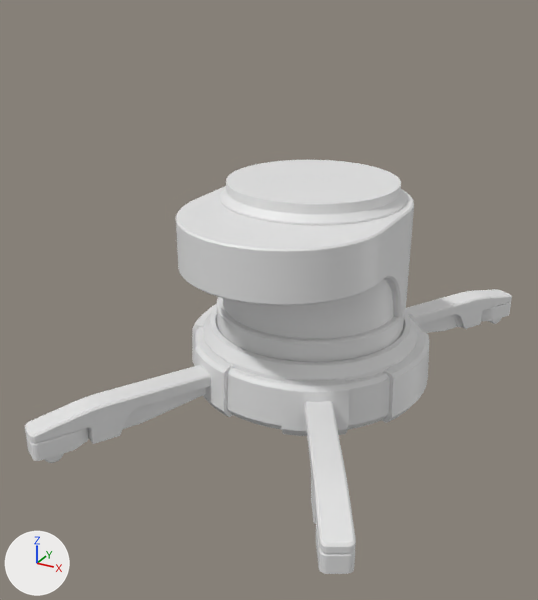
Two versions of the Blender file Hard Surface Modeling/scify_machine.blend, one commit apart.
One viewpoint serves both versions: a 50 mm camera at (16.6, -35.1, 20.7) aimed at (-1.2, -2.6, 4.5). The lights are fixed; the arrows at lower left show +X, +Y and +Z.
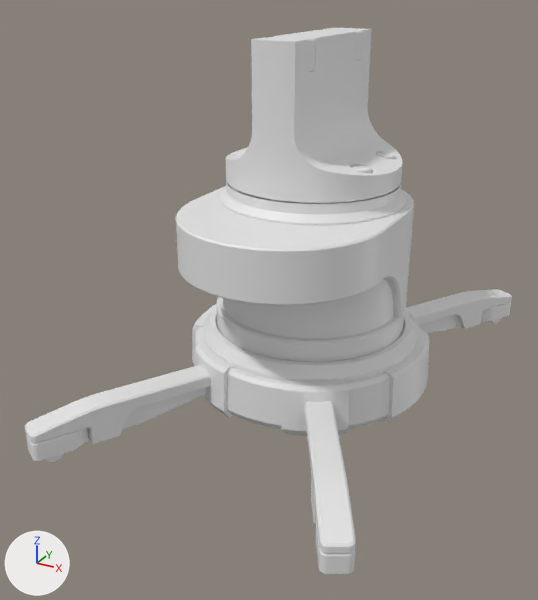
Where the change shows, as pixel boxes [x1, y1, x2, y2] in the pictures (538 x 600 px):
'Cylinder.007', added
    after: [226, 28, 403, 204]
'Cylinder.006', added
    after: [268, 29, 362, 72]
part 1 of me_cylinder_006, added
    after: [226, 182, 401, 204]

The change, as a list of edits to the scene's bpy script:
```text
Change me_cylinder_006:
    used by ob_cylinder_005; location = (0.0, 0.0, 7.25); scale = (0.922, 0.922, 0.922)
    remove me_cylinder_006.from_pydata(...)  # 200 vertices, 152 faces; spans x -5.34..5.34, y -5.35..5.35, z -5.12..3.75
    add me_cylinder_006.from_pydata(...)  # 250 vertices, 153 faces; spans x -5.34..5.34, y -5.35..5.35, z -5.12..3.75
    me_cylinder_006 part 1: a new loose piece of 50 vertices spanning x -4.97..4.97, y -4.98..4.98, z 3.75
Add me_cylinder_007:
    me_cylinder_007.from_pydata(...)  # 88 vertices, 48 faces; spans x 0.76..1.11, y -3.23..3.21, z 2.69..4.14
Add me_cylinder_008:
    me_cylinder_008.from_pydata(...)  # 692 vertices, 525 faces; spans x -4.59..4.59, y -4.6..4.6, z -3.14..4.14
Add ob_cylinder_006:
    ob_cylinder_006 = bpy.data.objects.new('Cylinder.006', me_cylinder_007)
    ob_cylinder_006.location = (0.0, 0.0, 13.85)
    _m = ob_cylinder_006.modifiers.new('Bevel', 'BEVEL')
    _m.width = 0.048
    _m.width_pct = 0.048
    _m.segments = 3
    _m.miter_outer = 'MITER_ARC'
    _m.spread = 0.005
    _m = ob_cylinder_006.modifiers.new('Mirror', 'MIRROR')
    _m = ob_cylinder_006.modifiers.new('WeightedNormal', 'WEIGHTED_NORMAL')
Add ob_cylinder_007:
    ob_cylinder_007 = bpy.data.objects.new('Cylinder.007', me_cylinder_008)
    ob_cylinder_007.location = (0.0, 0.0, 13.85)
    _m = ob_cylinder_007.modifiers.new('Bevel', 'BEVEL')
    _m.width = 0.008
    _m.width_pct = 0.008
    _m.segments = 3
    _m.miter_outer = 'MITER_ARC'
    _m.spread = 0.005
    _m = ob_cylinder_007.modifiers.new('Mirror', 'MIRROR')
    _m.use_bisect_axis = (True, False, False)
    _m = ob_cylinder_007.modifiers.new('WeightedNormal', 'WEIGHTED_NORMAL')
```
